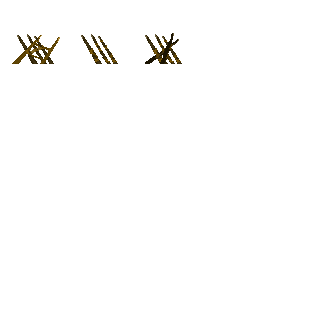
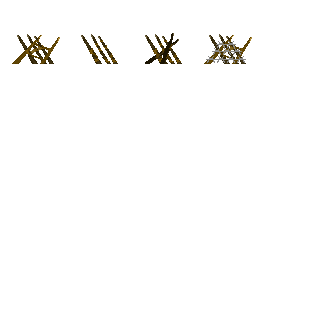
Layers edited between the first and the second 320×320 image:
painted on "1" over [left=204, top=34, right=252, bottom=64]
